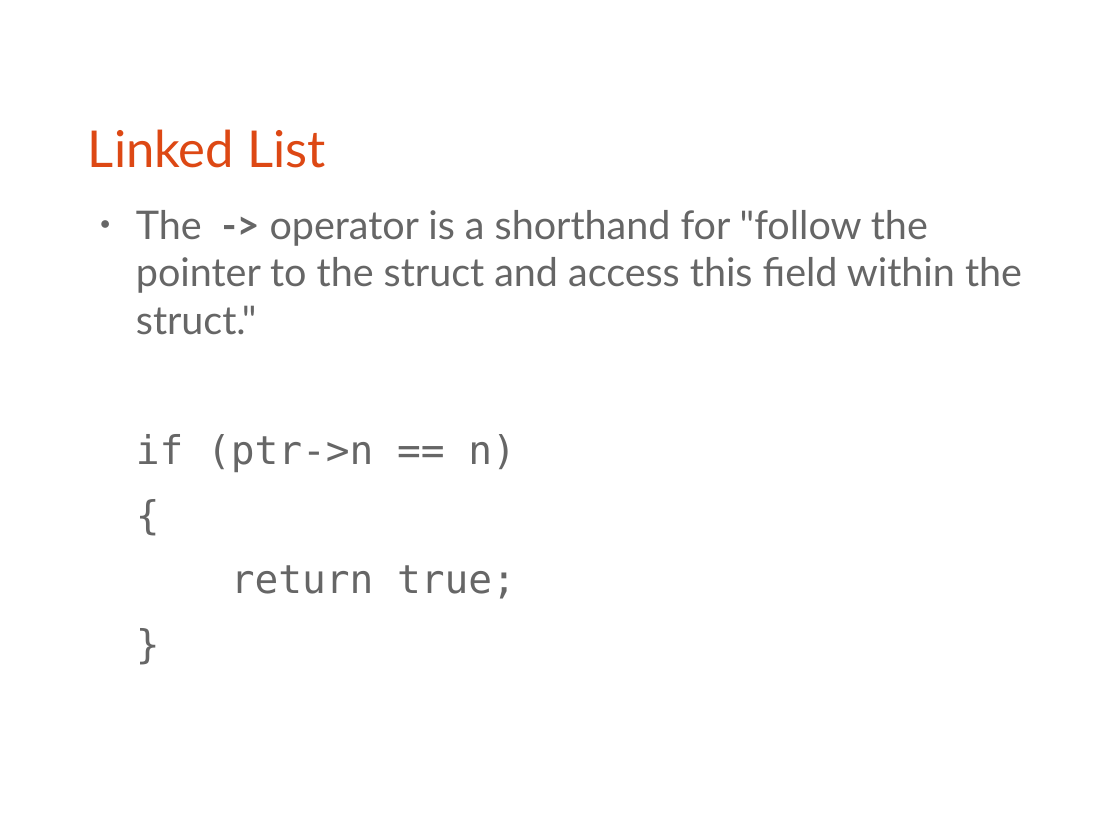
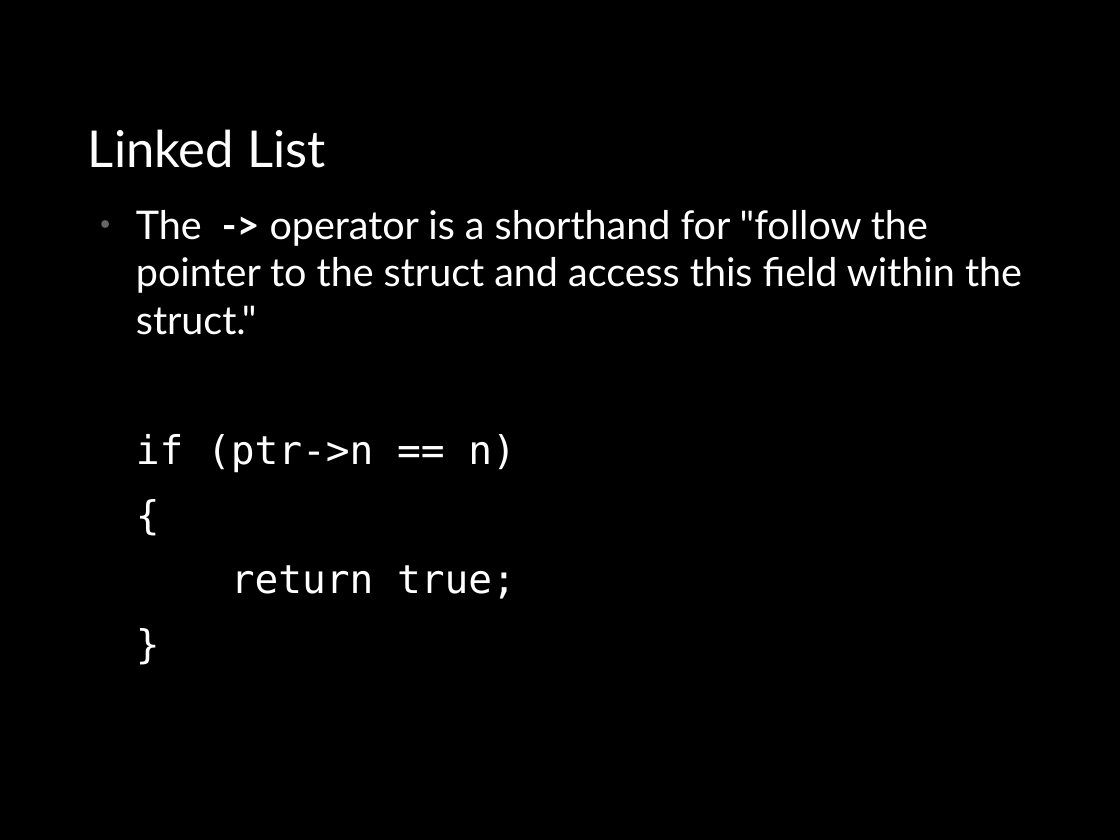
Before and after one commit to bagustris/prokom-tf, a slide deck: slide 3 of prokom6.odp. Drawn at 1120x840 pixels with LibreOffice and Linux fonts; fonts in the diff are those of the drawing. Boxes give left, top, right and bottom in pixels: in the first picture for what was removed or moved away, otherwise in the second. Text is boxed around its words. In the diff, an @@ line names an element or a change of style, - is before the commit and + after.

```diff
--- a/prokom6.odp
+++ b/prokom6.odp
@@ background #FFFFFF to #000000 @@
@@ title "Linked List" at (x1=88, y1=129, x2=325, y2=168): text colour #DD4814 to #FFFFFF @@
@@ text "The -> operator is a ..." at (x1=136, y1=210, x2=1022, y2=599): text colour #666666 to #FFFFFF @@
```
Also in this commit, not shown: 6 other slides changed, 32 slides added, 1 slide removed, 8 other files.
